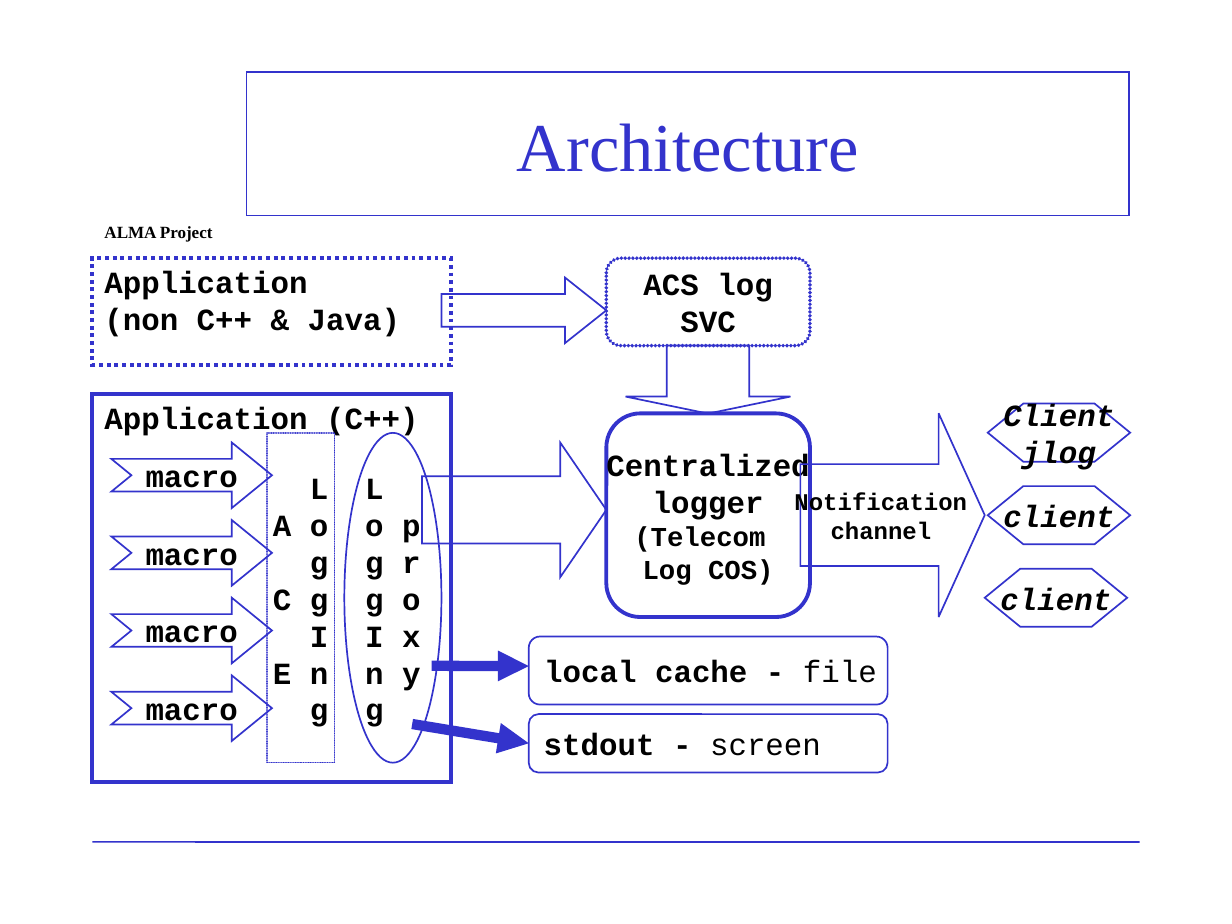
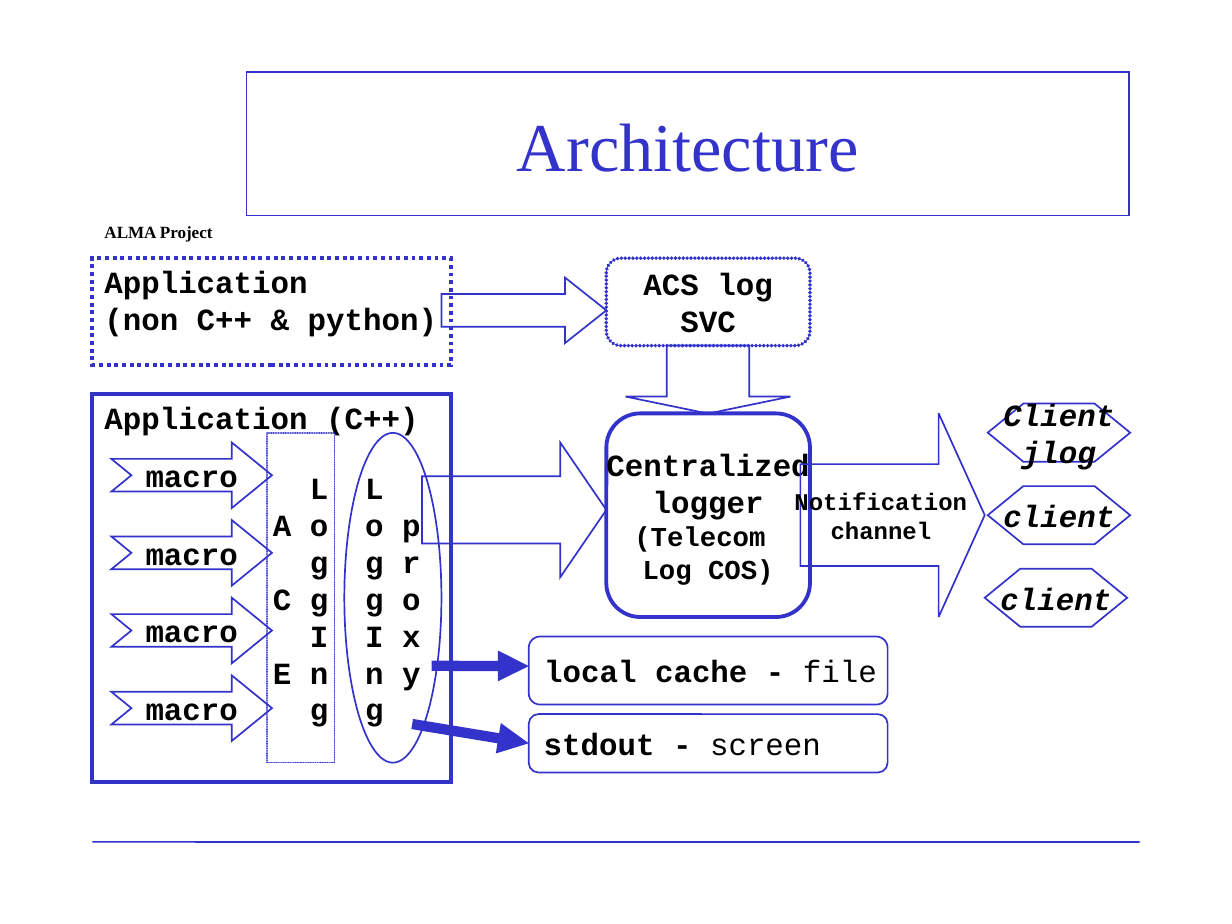
Before and after one commit to ACS-Community/ACS, a slide deck: slide 2 of Documents/ACS-Course/ACSCourse-LoggingCPPJava.ppt. Drawn at 1232x924 pixels with LibreOffice and Linux fonts; fonts in the diff are those of the drawing; background and template pictures are left out. Boxes give left, top, right and bottom in pixels: in the first picture for what was removed or moved away, otherwise in the second. Text is boxed around its words. In the diff, an @@ line names an element or a change of style, - is before the commit and + after.

Commit message:
C++ and Java version for ESO course in Garching

```diff
--- a/Documents/ACS-Course/ACSCourse-LoggingCPPJava.ppt
+++ b/Documents/ACS-Course/ACSCourse-LoggingCPPJava.ppt
@@ text in rectangle at (x1=104, y1=271, x2=437, y2=337): text changed @@
-Application
-(non C++ & Java)
+Application
+(non C++ & python)
```
Also in this commit, not shown: 6 other slides changed, 1 other file.
